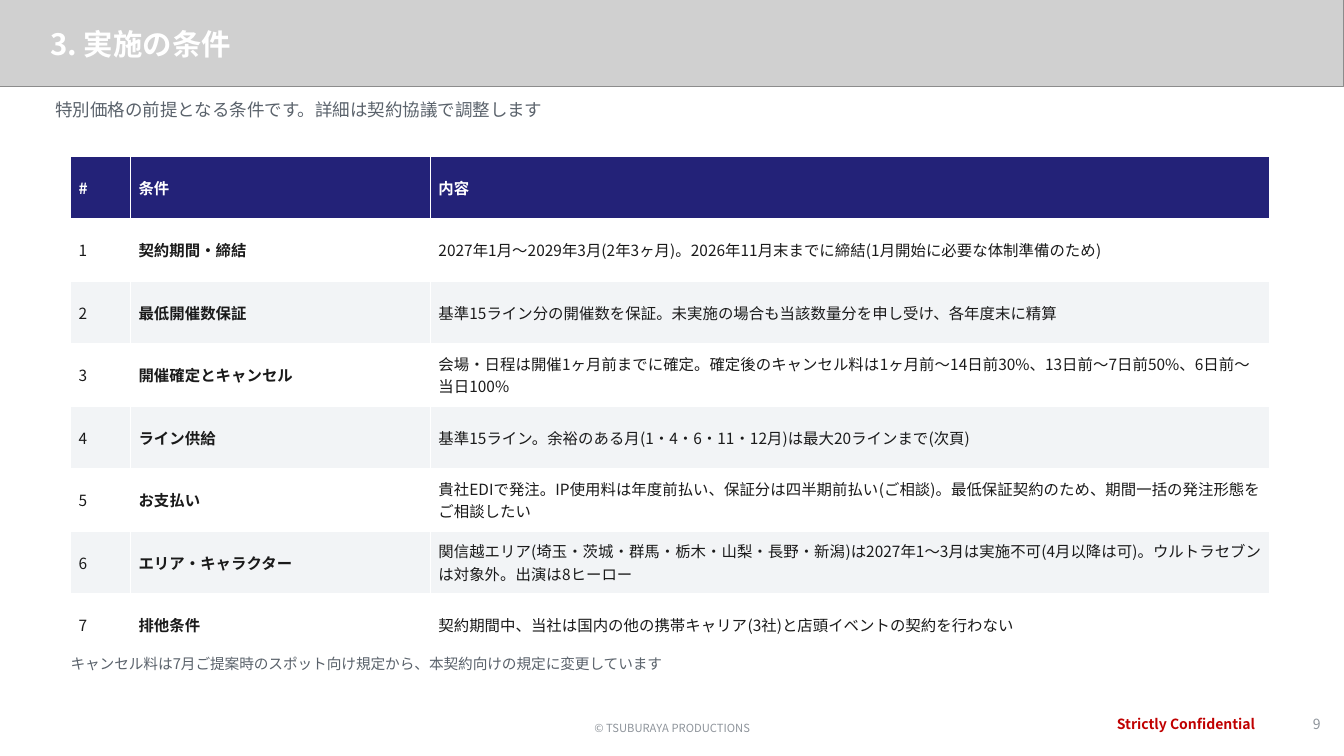
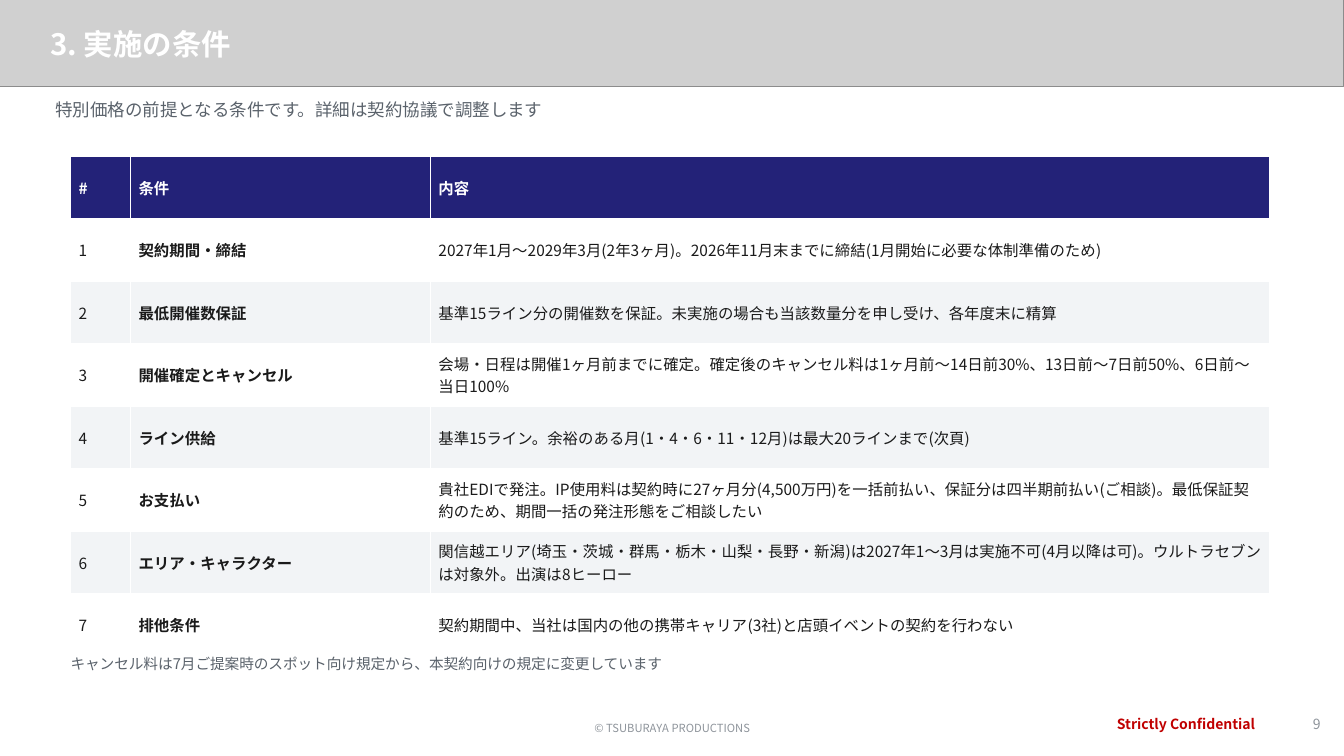
Before and after one commit to hayatoshintani-spe/kessho-lens, a slide deck: slide 9 of docs/proposals/softbank-ultraman-caravan/SB様提示用_1022ミーティング資料.pptx. Drawn at 1344x756 pixels with LibreOffice and Linux fonts; fonts in the diff are those of the drawing; grey boxes stand for pictures. Boxes give left, top, right and bottom in pixels: in the first picture for what was removed or moved away, otherwise in the second. Text is boxed around its words. In the diff, an @@ line names an element or a change of style, - is before the commit and + after.

```diff
--- a/docs/proposals/softbank-ultraman-caravan/SB様提示用_1022ミーティング資料.pptx
+++ b/docs/proposals/softbank-ultraman-caravan/SB様提示用_1022ミーティング資料.pptx
@@ table at [71, 156, 1270, 656] @@
-row 6, column 3: 貴社EDIで発注。IP使用料は年度前払い、保証分は四半期前払い(ご相談)。最低保証契約のため、期間一括の発注形態をご相談したい
+row 6, column 3: 貴社EDIで発注。IP使用料は契約時に27ヶ月分(4,500万円)を一括前払い、保証分は四半期前払い(ご相談)。最低保証契約のため、期間一括の発注形態をご相談したい
```
Also in this commit, not shown: 11 other files.
